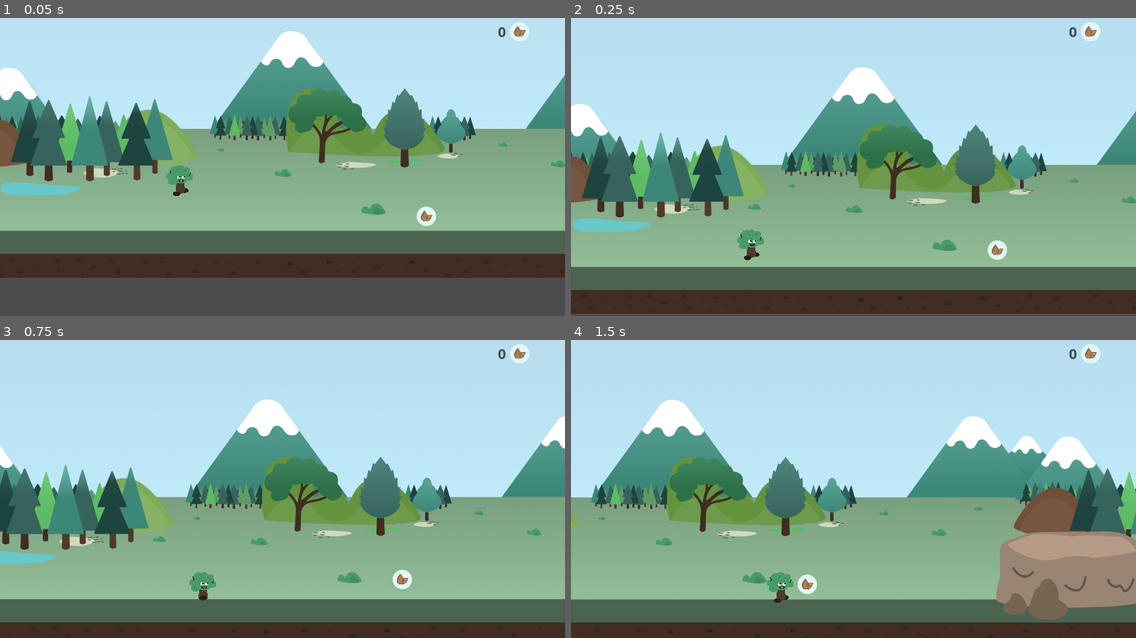
Above: before the commit, frames 1-4 (two rows, left to right).
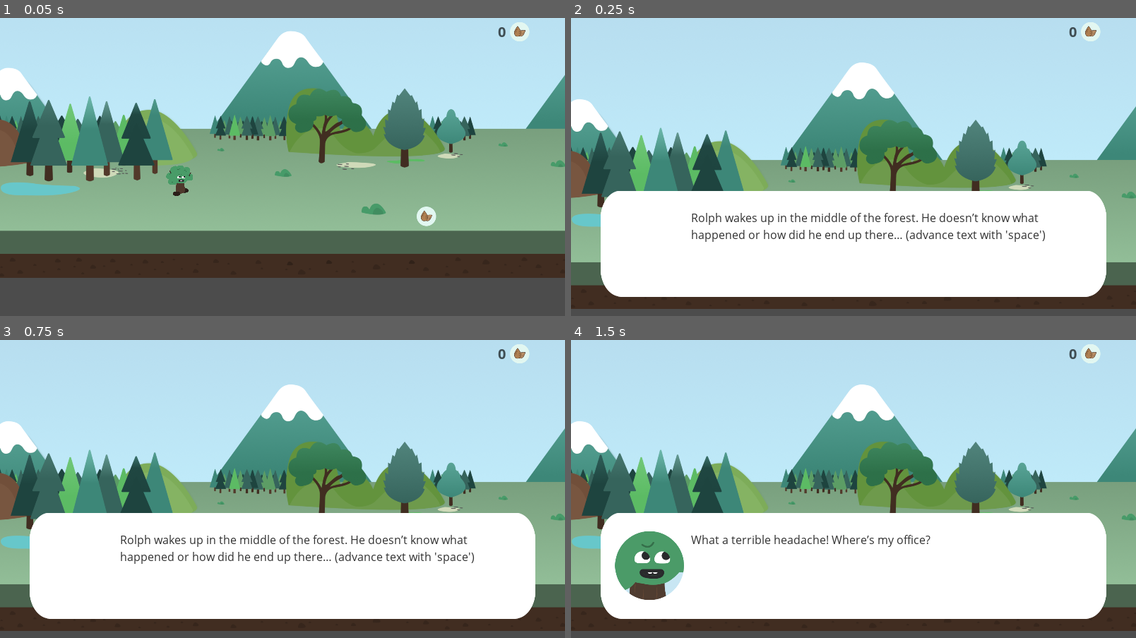
Above: after the commit, the same moments.

Repository: gamesfortrees/rolph_godot
Game: Godot game, scene res://src/Levels/Level1.tscn
Same seed, same stepped clock (60 frames per second), same inputs: the game is played once before the commit and once after it.
Inputs:
- Up to frame 1 (0.05 s): no input
- Up to frame 2 (0.25 s): no input
- Up to frame 3 (0.75 s): hold D (move_right) from 0.53 s (still down); tap Down (plant) at 0.6 s
- Up to frame 4 (1.5 s): keep holding D (move_right); tap Space (jump) at 0.77 s; tap Down (plant) at 1.35 s

Frame 1 is identical in both runs. In frame 2, 39% of the frame differs, in the area x 0-100%, y 14-100%; in frame 3, 53%; in frame 4, 62%.
Error before the commit: Parse Error: Expected '(' after assert (res://src/Triggers/DialogTrigger.gd:21)
Error after the commit: Trying to assign value of type 'AudioStreamPlayer2D' to a variable of type 'AudioStreamPlayer'. (res://src/Actors/Player.gd:6)

Commit message:
Fixed assert syntax issue

Diff:
--- a/src/Triggers/DialogTrigger.gd
+++ b/src/Triggers/DialogTrigger.gd
@@ -18,9 +18,9 @@
 
 func load_dialog(file_path) -> Array:
 	var file = File.new()
-	assert file.file_exists(file_path)
+	assert(file.file_exists(file_path))
 
 	file.open(file_path, file.READ)
 	var dialog = parse_json(file.get_as_text())
-	assert dialog.size() > 0
+	assert(dialog.size() > 0)
 	return dialog
